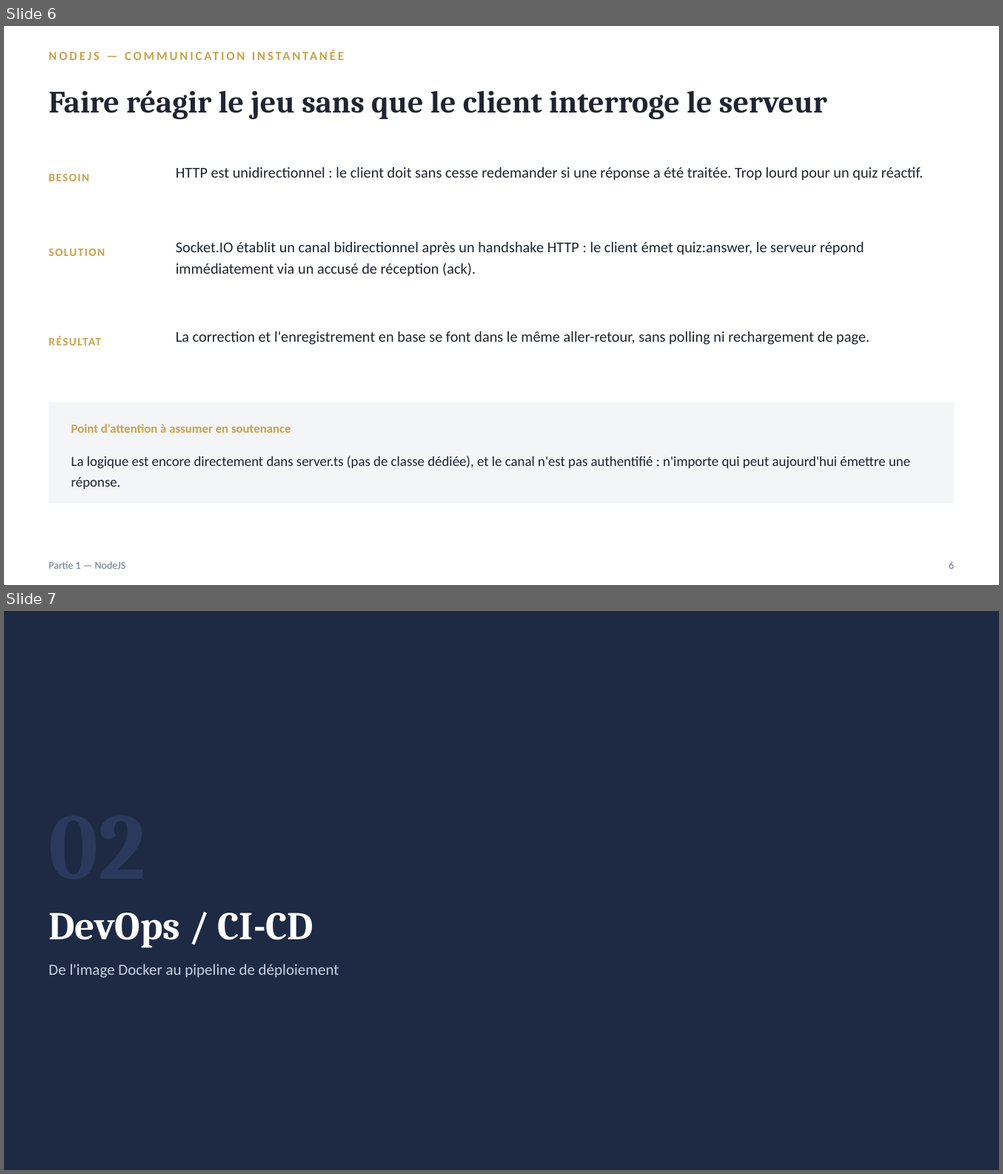
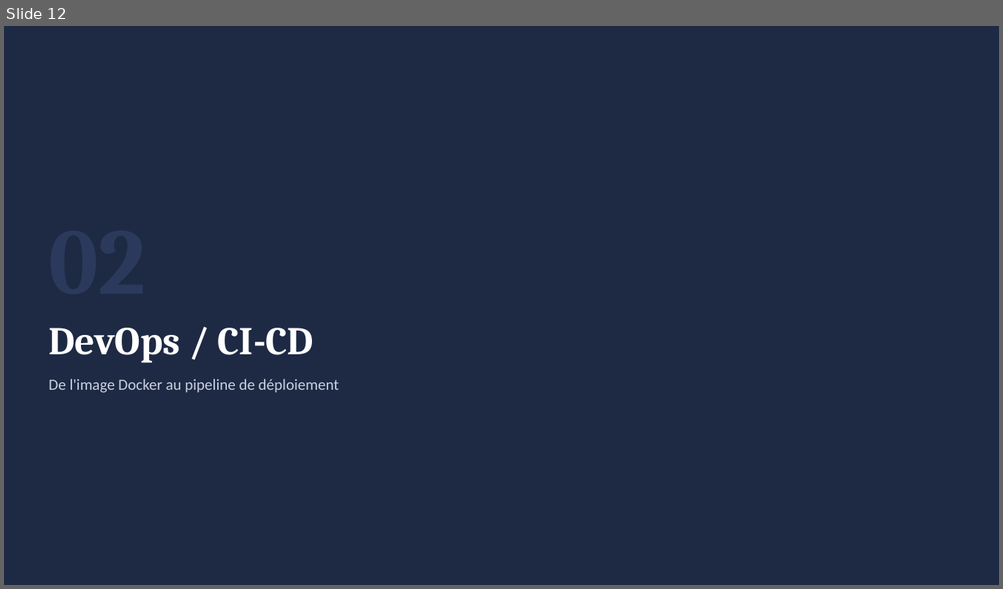
Before and after one commit to phasna/Quiz, a slide deck: quiz_soutenance.pptx. Shown one above the other, each under a label of ours: slides 6 and 7 before the commit, slide 12 after it. The pictures are 1003x1174 and 1003x589 pixels, drawn with LibreOffice and Linux fonts; fonts in the diff are those of the drawing. Boxes give left, top, right and bottom in pixels: in the first picture for what was removed or moved away, otherwise in the second. Text is boxed around its words. In the diff, an @@ line names an element or a change of style, - is before the commit and + after.

```diff
--- a/quiz_soutenance.pptx
+++ b/quiz_soutenance.pptx
@@ slide 6 removed at (4,26,999,585), background #FFFFFF @@
@@ text removed at (48,42,954,68) @@
-NODEJS — COMMUNICATION INSTANTANÉE
@@ text removed at (48,90,827,120) @@
-Faire réagir le jeu sans que le client interroge le serveur
@@ text removed at (48,174,89,181) @@
-BESOIN
@@ text removed at (176,167,923,181) @@
-HTTP est unidirectionnel : le client doit sans cesse redemander si une réponse a été traitée. Trop lourd pour un quiz réactif.
@@ text removed at (176,242,864,277) @@
-Socket.IO établit un canal bidirectionnel après un handshake HTTP : le client émet quiz:answer, le serveur répond immédiatement via un accusé de réception (ack).
@@ text removed at (48,249,105,256) @@
-SOLUTION
@@ text removed at (48,336,101,346) @@
-RÉSULTAT
@@ text removed at (176,332,869,345) @@
-La correction et l'enregistrement en base se font dans le même aller-retour, sans polling ni rechargement de page.
@@ rectangle removed at (48,403,954,503) @@
@@ text removed at (71,424,291,433) @@
-Point d'attention à assumer en soutenance
@@ text removed at (71,456,910,489) @@
-La logique est encore directement dans server.ts (pas de classe dédiée), et le canal n'est pas authentifié : n'importe qui peut aujourd'hui émettre une réponse.
@@ text removed at (48,562,126,569) @@
-Partie 1 — NodeJS
@@ text removed at (948,562,953,569) @@
-6
@@ what was slide 7 is now slide 12 @@
```
Also in this commit, not shown: 7 slides changed, 9 slides added, 2 other slides removed, 2 other files.
